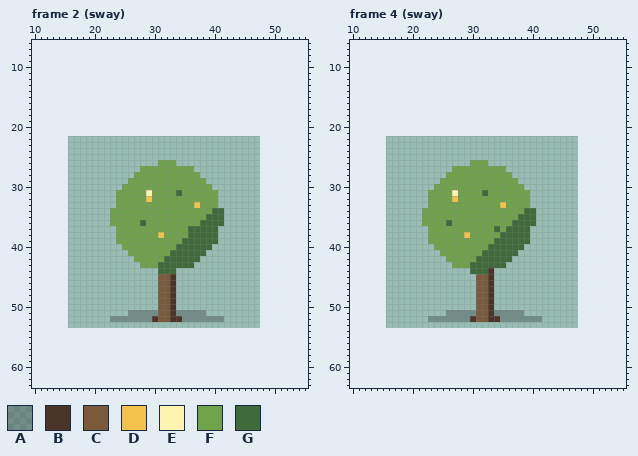
One commit to this pixel-art file: game/pixel-plants/pu-ti-shu-sway.aseprite. That is the earlier state.
32x32 pixels, 4 frames. Shown: frame 2 (sway): x 10..55, y 6..63; frame 4 (sway): x 10..55, y 6..63. The old version is drawn lined up with the new one, on the new canvas. The commit also changed other frames, which this record leaves out.
Visible layers, top first: "glint", "core", "bloom-shade", "bloom", "leaf", "stem", "shadow" opacity 30%.
Palette (. is transparent): A #1a1a204c  B #4a3528  C #7a5a38  D #f2c14e  E #fff3b0  F #6fa34a  G #3f6b3a
Pixels before, frame 2 (sway) (only the part around the change), first column x 10:
 6 ..............................................
 7 ..............................................
 8 ..............................................
 9 ..............................................
10 ..............................................
11 ..............................................
12 ..............................................
13 ..............................................
14 ..............................................
15 ..............................................
16 ..............................................
17 ..............................................
18 ..............................................
19 ..............................................
20 ..............................................
21 ..............................................
22 ..............................................
23 ..............................................
24 ..............................................
25 ..............................................
26 .....................FFF......................
27 ..................FFFFFFFFF...................
28 .................FFFFFFFFFFF..................
29 ................FFFFFFFFFFFFF.................
30 ...............FFFFFFFFFFFFFFF................
31 ..............FFFFFEFFFFGFFFFFF...............
32 ..............FFFFFDFFFFFFFFFFF...............
33 ..............FFFFFFFFFFFFFDFFF...............
34 .............FFFFFFFFFFFFFFFFFGG..............
35 .............FFFFFFFFFFFFFFFFGGG..............
36 .............FFFFFGFFFFFFFFFGGGG..............
37 ..............FFFFFFFFFFFFGGGGG...............
38 ..............FFFFFFFDFFFFGGGGG...............
39 ..............FFFFFFFFFFFGGGGGG...............
40 ...............FFFFFFFFFGGGGGG................
41 ................FFFFFFFGGGGGG.................
42 .................FFFFFGGGGGG..................
43 ..................FFFGGGGGG...................
44 .....................GGG......................
45 .....................CCB......................
46 .....................CCB......................
47 .....................CCB......................
48 .....................CCB......................
49 .....................CCB......................
50 .....................CCB......................
51 ................AAAAACCBAAAAA.................
52 .............AAAAAAABCCBBAAAAAAA..............
53 ..............................................
54 ..............................................
55 ..............................................
56 ..............................................
57 ..............................................
58 ..............................................
59 ..............................................
60 ..............................................
61 ..............................................
62 ..............................................
63 ..............................................
Pixels before, frame 4 (sway) (only the part around the change), first column x 10:
 6 ..............................................
 7 ..............................................
 8 ..............................................
 9 ..............................................
10 ..............................................
11 ..............................................
12 ..............................................
13 ..............................................
14 ..............................................
15 ..............................................
16 ..............................................
17 ..............................................
18 ..............................................
19 ..............................................
20 ..............................................
21 ..............................................
22 ..............................................
23 ..............................................
24 ..............................................
25 ..............................................
26 ....................FFF.......................
27 .................FFFFFFFFF....................
28 ................FFFFFFFFFFF...................
29 ...............FFFFFFFFFFFFF..................
30 ..............FFFFFFFFFFFFFFF.................
31 .............FFFFEFFFFGFFFFFFF................
32 .............FFFFDFFFFFFFFFFFF................
33 .............FFFFFFFFFFFFDFFFF................
34 ............FFFFFFFFFFFFFFFFFGG...............
35 ............FFFFFFFFFFFFFFFFGGG...............
36 ............FFFFGFFFFFFFFFFGGGG...............
37 .............FFFFFFFFFFFGFGGGG................
38 .............FFFFFFDFFFFFGGGGG................
39 .............FFFFFFFFFFFGGGGGG................
40 ..............FFFFFFFFFGGGGGG.................
41 ...............FFFFFFFGGGGGG..................
42 ................FFFFFGGGGGG...................
43 .................FFFGGGGGG....................
44 ....................GGGB......................
45 .....................CCB......................
46 .....................CCB......................
47 .....................CCB......................
48 .....................CCB......................
49 .....................CCB......................
50 .....................CCB......................
51 ................AAAAACCBAAAAA.................
52 .............AAAAAAABCCBBAAAAAAA..............
53 ..............................................
54 ..............................................
55 ..............................................
56 ..............................................
57 ..............................................
58 ..............................................
59 ..............................................
60 ..............................................
61 ..............................................
62 ..............................................
63 ..............................................
New version:
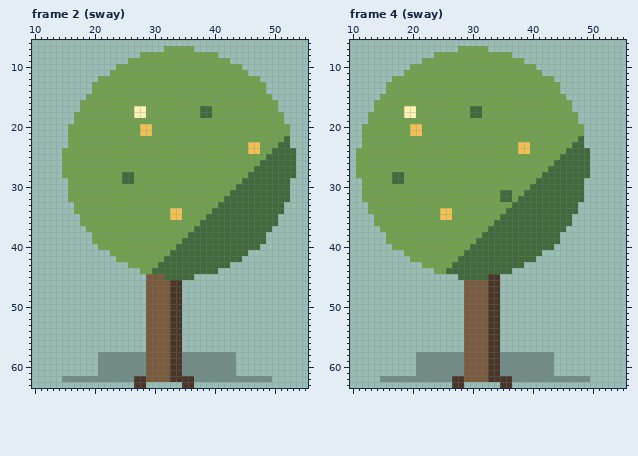
Changes in this commit:
canvas 32x32 -> 64x64, the old top-left corner now at 16,22
Changed rows in their new state; - is an unchanged pixel.
Frame 2 (sway):
first column x 15:
 7 -----------------FFFFF-----------------
 8 -------------FFFFFFFFFFFFF-------------
 9 -----------FFFFFFFFFFFFFFFFF-----------
10 ---------FFFFFFFFFFFFFFFFFFFFF---------
11 --------FFFFFFFFFFFFFFFFFFFFFFF--------
12 ------FFFFFFFFFFFFFFFFFFFFFFFFFFF------
13 -----FFFFFFFFFFFFFFFFFFFFFFFFFFFFF-----
14 -----FFFFFFFFFFFFFFFFFFFFFFFFFFFFF-----
15 ----FFFFFFFFFFFFFFFFFFFFFFFFFFFFFFF----
16 ---FFFFFFFFFFFFFFFFFFFFFFFFFFFFFFFFF---
17 ---FFFFFFFFFEEFFFFFFFFFGGFFFFFFFFFFF---
18 --FFFFFFFFFFEEFFFFFFFFFGGFFFFFFFFFFFF--
19 --FFFFFFFFFFFFFFFFFFFFFFFFFFFFFFFFFFF--
20 -FFFFFFFFFFFFDDFFFFFFFFFFFFFFFFFFFFFFF-
21 -FFFFFFFFFFFFDDFFFFFFFFFFFFFFFFFFFFFFF-
22 -FFFFFFFFFFFFFFFFFFFFFFFFFFFFFFFFFFFFG-
23 -FFFFFFFFFFFFFFFFFFFFFFFFFFFFFFDDFFFGG-
24 FFFFFFFFFFFFFFFFFFFFFFFFFFFFFFFDDFFGGGG
25 FFFFFFFFFFFFFFFFFFFFFFFFFFFFFFFFFFGGGGG
26 FFFFFFFFFFFFFFFF---FFFFFFFFFFFFFFGGGGGG
27 FFFFFFFFFFFFF---------FFFFFFFFFFGGGGGGG
28 FFFFFFFFFFGG-----------FFFFFFFFGGGGGGGG
29 -FFFFFFFFFGG------------FFFFFFGGGGGGGG-
30 -FFFFFFFFF---------------FFFFGGGGGGGGG-
31 -FFFFFFFF-----F----F------FFGGGGGGGGGG-
32 -FFFFFFFF-----F-----------FGGGGGGGGGGG-
33 --FFFFFFF-------------F---GGGGGGGGGGG--
34 --FFFFFF----------DD-------GGGGGGGGGG--
35 ---FFFFF----------DD-------GGGGGGGGG---
36 ---FFFFF-----F-------------GGGGGGGGG---
37 ----FFFFF------------F----GGGGGGGGG----
38 -----FFFF-------F---------GGGGGGGG-----
39 -----FFFF-----------------GGGGGGGG-----
40 ------FFFF---------------GGGGGGGG------
41 --------FFF-------------GGGGGGG--------
42 ---------FFF-----------GGGGGGG---------
43 -----------FF---------GGGGGG-----------
44 -------------FFG---GGGGGGG-------------
45 --------------CC-GGGGG-----------------
46 --------------CC---B-------------------
47 --------------CC---B-------------------
48 --------------CC---B-------------------
49 --------------CC---B-------------------
50 --------------CC---B-------------------
51 -----------...CC---B....---------------
52 --------......CC----.......------------
53 --------------CCCCBB-------------------
54 --------------CCCCBB-------------------
55 --------------CCCCBB-------------------
56 --------------CCCCBB-------------------
57 --------------CCCCBB-------------------
58 ------AAAAAAAACCCCBBAAAAAAAAA----------
59 ------AAAAAAAACCCCBBAAAAAAAAA----------
60 ------AAAAAAAACCCCBBAAAAAAAAA----------
61 ------AAAAAAAACCCCBBAAAAAAAAA----------
62 AAAAAAAAAAAABBCCCCBBBBAAAAAAAAAAAAA----
63 ------------BB------BB-----------------
Frame 4 (sway):
first column x 11:
 7 -----------------FFFFF-----------------
 8 -------------FFFFFFFFFFFFF-------------
 9 -----------FFFFFFFFFFFFFFFFF-----------
10 ---------FFFFFFFFFFFFFFFFFFFFF---------
11 --------FFFFFFFFFFFFFFFFFFFFFFF--------
12 ------FFFFFFFFFFFFFFFFFFFFFFFFFFF------
13 -----FFFFFFFFFFFFFFFFFFFFFFFFFFFFF-----
14 -----FFFFFFFFFFFFFFFFFFFFFFFFFFFFF-----
15 ----FFFFFFFFFFFFFFFFFFFFFFFFFFFFFFF----
16 ---FFFFFFFFFFFFFFFFFFFFFFFFFFFFFFFFF---
17 ---FFFFFEEFFFFFFFFFGGFFFFFFFFFFFFFFF---
18 --FFFFFFEEFFFFFFFFFGGFFFFFFFFFFFFFFFF--
19 --FFFFFFFFFFFFFFFFFFFFFFFFFFFFFFFFFFF--
20 -FFFFFFFFDDFFFFFFFFFFFFFFFFFFFFFFFFFFF-
21 -FFFFFFFFDDFFFFFFFFFFFFFFFFFFFFFFFFFFF-
22 -FFFFFFFFFFFFFFFFFFFFFFFFFFFFFFFFFFFFG-
23 -FFFFFFFFFFFFFFFFFFFFFFFFFFDDFFFFFFFGG-
24 FFFFFFFFFFFFFFFFFFFFFFFFFFFDDFFFFFFGGGG
25 FFFFFFFFFFFFFFFFFFFFFFFFFFFFFFFFFFGGGGG
26 FFFFFFFFFFFFFFFFFFF---FFFFFFFFFFFGGGGGG
27 FFFFFFFFFFFFFFFF---------FFFFFFFGGGGGGG
28 FFFFFFGGFFFFFFF-----------FFFFFGGGGGGGG
29 -FFFFFGGFFFFFF-------------FFFGGGGGGGG-
30 -FFFFFFFFFFFF---------------FGGGGGGGGG-
31 -FFFFFFFFFFF----F----F--GG--GGGGGGGGGG-
32 -FFFFFFFFFFF----F-------GG-GGGGGGGGGGG-
33 --FFFFFFFFFF------------F-GGGGGGGGGGG--
34 --FFFFFFFFF---DD---------GGG--GGGGGGG--
35 ---FFFFFFFF---DD--------GGG---GGGGGG---
36 ---FFFFFFFF----F-------GGG----GGGGGG---
37 ----FFFFFFFF----------G-G----GGGGGG----
38 -----FFFFFFF------F--GGG-----GGGGG-----
39 -----FFFFFFF--------GGG------GGGGG-----
40 ------FFFFFFF------GGG------GGGGG------
41 --------FFFFFF----GGG------GGGG--------
42 ---------FFFFFF--GGG------GGGG---------
43 -----------FFFFFGGG------GGG-----------
44 -------------FFGGGG---GGGG-------------
45 -----------------GGGGG-B---------------
46 ------------------CC---B---------------
47 ------------------CC---B---------------
48 ------------------CC---B---------------
49 ------------------CC---B---------------
50 ------------------CC---B---------------
51 ---------------...CC---B....-----------
52 ------------......CC----.......--------
53 ------------------CCCCBB---------------
54 ------------------CCCCBB---------------
55 ------------------CCCCBB---------------
56 ------------------CCCCBB---------------
57 ------------------CCCCBB---------------
58 ----------AAAAAAAACCCCBBAAAAAAAAA------
59 ----------AAAAAAAACCCCBBAAAAAAAAA------
60 ----------AAAAAAAACCCCBBAAAAAAAAA------
61 ----------AAAAAAAACCCCBBAAAAAAAAA------
62 ----AAAAAAAAAAAABBCCCCBBBBAAAAAAAAAAAAA
63 ----------------BB------BB-------------
Changed places in both pictures, as pixel boxes (x1, y1, x2, y2):
changed: (62, 46, 296, 388)
changed: (356, 46, 590, 388)
